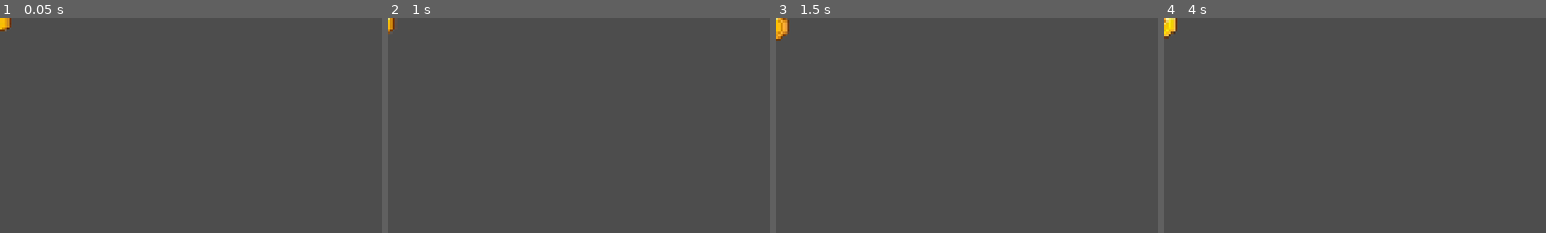
Above: before the commit, frames 1-4 (left to right).
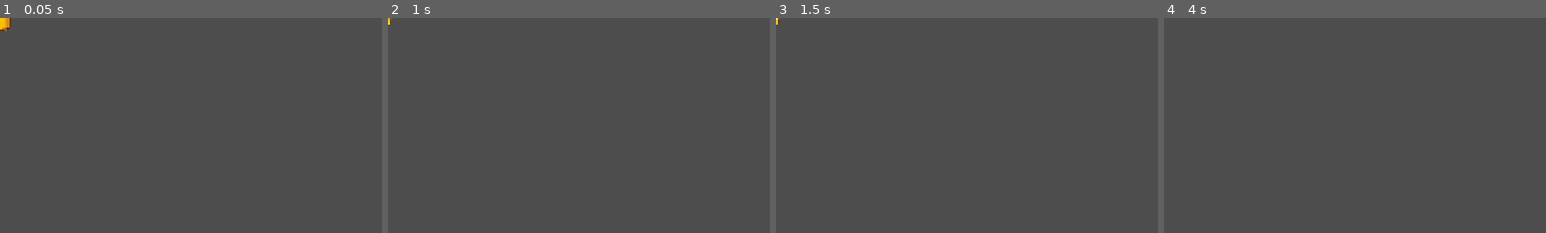
Above: after the commit, the same moments.

Repository: StoriTella/drunkenflyersserver
Game: Godot game, scene res://scenes/points/gold_snake.tscn
Two runs of this game, one before a commit and one after it. Both use one fixed random seed, a clock stepped at 60 frames per second and the inputs below. This scene is started directly instead of the project's main scene.
Inputs:
- Up to frame 1 (0.05 s): no input
- Up to frame 2 (1 s): no input
- Up to frame 3 (1.5 s): tap Enter at 1.25 s
- Up to frame 4 (4 s): tap R (reset_game) at 2 s
The pictures show only the part of the screen within x 0-50%, y 0-50%; the shares and areas given below are measured in that part.

Frame 1 is identical in both runs. In frame 2, 0.1% of the frame differs, in the area x 0-2%, y 0-8%; in frame 3, 0.3%, in the area x 0-4%, y 0-11%; in frame 4, 0.3%.

Commit message:
balance patch

Diff:
--- a/scenes/balls/anvil_ball.tscn
+++ b/scenes/balls/anvil_ball.tscn
@@ -25,6 +25,7 @@
 
 [node name="VisibleOnScreenNotifier2D" type="VisibleOnScreenNotifier2D" parent="." unique_id=1655491671]
 position = Vector2(1, -1)
+rect = Rect2(-14, -12, 27, 26)
 
 [node name="Area2D" type="Area2D" parent="." unique_id=8839854]
 collision_layer = 0
@@ -33,4 +34,5 @@
 [node name="CollisionShape2D" type="CollisionShape2D" parent="Area2D" unique_id=2018948134]
 shape = SubResource("RectangleShape2D_y3y7d")
 
+[connection signal="screen_exited" from="VisibleOnScreenNotifier2D" to="." method="_on_visible_on_screen_notifier_2d_screen_exited"]
 [connection signal="body_entered" from="Area2D" to="." method="_on_area_2d_body_entered"]
--- a/scenes/balls/balao_sao_joao_ball.tscn
+++ b/scenes/balls/balao_sao_joao_ball.tscn
@@ -35,9 +35,6 @@
 gravity_scale = 0.0
 script = ExtResource("1_t8r26")
 base_ball_damage = 20
-ball_min_vel = 100
-ball_max_vel = 200
-ball_delay = 0.8
 
 [node name="Sprite2D" type="Sprite2D" parent="." unique_id=428874840]
 scale = Vector2(0.32850236, 0.27309236)
@@ -48,7 +45,8 @@
 shape = SubResource("CircleShape2D_pmahu")
 
 [node name="VisibleOnScreenNotifier2D" type="VisibleOnScreenNotifier2D" parent="." unique_id=1655491671]
-position = Vector2(1, -1)
+position = Vector2(0, 14)
+rect = Rect2(-10, -55, 20, 8)
 
 [node name="Area2D" type="Area2D" parent="." unique_id=8839854]
 position = Vector2(4, -1)
@@ -67,4 +65,5 @@
 sprite_frames = SubResource("SpriteFrames_rd5nu")
 autoplay = "default"
 
+[connection signal="screen_exited" from="VisibleOnScreenNotifier2D" to="." method="_on_visible_on_screen_notifier_2d_screen_exited"]
 [connection signal="body_entered" from="Area2D" to="." method="_on_area_2d_body_entered"]
--- a/scenes/balls/ball_manager.tscn
+++ b/scenes/balls/ball_manager.tscn
@@ -12,14 +12,15 @@
 script = ExtResource("1_gougl")
 
 [node name="Timer" type="Timer" parent="." unique_id=1938878363]
-wait_time = 10.0
+wait_time = 20.0
 
 [node name="MusicPlayer" type="AudioStreamPlayer" parent="." unique_id=1023796663]
 stream = SubResource("AudioStreamPlaylist_m4sa7")
 volume_db = 10.0
 
 [node name="DifficultyTimer" type="Timer" parent="." unique_id=1210620355]
-wait_time = 60.0
+wait_time = 90.0
+one_shot = true
 
 [connection signal="timeout" from="Timer" to="." method="_on_timer_timeout"]
 [connection signal="timeout" from="DifficultyTimer" to="." method="_on_difficulty_timer_timeout"]
--- a/scenes/balls/base_ball.tscn
+++ b/scenes/balls/base_ball.tscn
@@ -4,21 +4,16 @@
 [ext_resource type="Texture2D" uid="uid://br6euvtp4tgma" path="res://assets/iceberg.png" id="2_tkw1d"]
 
 [sub_resource type="CircleShape2D" id="CircleShape2D_pmahu"]
-radius = 64.12488
+radius = 45.01111
 
 [sub_resource type="CircleShape2D" id="CircleShape2D_tkw1d"]
-radius = 69.87131
+radius = 53.037724
 
 [node name="BaseBall" type="RigidBody2D" unique_id=1647031859]
 collision_layer = 4
 collision_mask = 14
 gravity_scale = 0.0
 script = ExtResource("1_cskt0")
-speed = 100.0
-expiration_date = 30.0
-ball_min_vel = 50
-ball_max_vel = 100
-ball_delay = 0.3
 
 [node name="Sprite2D" type="Sprite2D" parent="." unique_id=428874840]
 scale = Vector2(1.02, 1.0583942)
@@ -36,4 +31,5 @@
 [node name="CollisionShape2D" type="CollisionShape2D" parent="Area2D" unique_id=2018948134]
 shape = SubResource("CircleShape2D_tkw1d")
 
+[connection signal="screen_exited" from="VisibleOnScreenNotifier2D" to="." method="_on_visible_on_screen_notifier_2d_screen_exited"]
 [connection signal="body_entered" from="Area2D" to="." method="_on_area_2d_body_entered"]
--- a/scenes/balls/bomb_ball.tscn
+++ b/scenes/balls/bomb_ball.tscn
@@ -33,8 +33,5 @@
 [node name="CollisionShape2D" type="CollisionShape2D" parent="Area2D" unique_id=687771190]
 shape = SubResource("CircleShape2D_3sjpb")
 
-[node name="Timer" type="Timer" parent="." unique_id=1182174921]
-wait_time = 20.0
-
+[connection signal="screen_exited" from="VisibleOnScreenNotifier2D" to="." method="_on_visible_on_screen_notifier_2d_screen_exited"]
 [connection signal="body_entered" from="Area2D" to="." method="_on_area_2d_body_entered"]
-[connection signal="timeout" from="Timer" to="." method="_on_timer_timeout"]
--- a/scenes/balls/boomerang_ball.tscn
+++ b/scenes/balls/boomerang_ball.tscn
@@ -39,4 +39,5 @@
 position = Vector2(-49, -4)
 shape = SubResource("CapsuleShape2D_s4mas")
 
+[connection signal="screen_exited" from="VisibleOnScreenNotifier2D" to="." method="_on_visible_on_screen_notifier_2d_screen_exited"]
 [connection signal="body_entered" from="Area2D" to="." method="_on_area_2d_body_entered"]
--- a/scenes/balls/polen_ball.tscn
+++ b/scenes/balls/polen_ball.tscn
@@ -15,9 +15,6 @@
 mass = 0.1
 gravity_scale = 0.0
 script = ExtResource("1_n0i04")
-stick_duration = 1.0
-expiration_date = 60.0
-ball_delay = 0.2
 
 [node name="Sprite2D" type="Sprite2D" parent="." unique_id=428874840]
 scale = Vector2(0.18909594, 0.20807832)
@@ -29,6 +26,7 @@
 
 [node name="VisibleOnScreenNotifier2D" type="VisibleOnScreenNotifier2D" parent="." unique_id=1655491671]
 position = Vector2(1, -1)
+rect = Rect2(-11, -9, 20, 20)
 
 [node name="Area2D" type="Area2D" parent="." unique_id=8839854]
 collision_layer = 0
@@ -37,4 +35,5 @@
 [node name="CollisionShape2D" type="CollisionShape2D" parent="Area2D" unique_id=2018948134]
 shape = SubResource("CircleShape2D_0til5")
 
+[connection signal="screen_exited" from="VisibleOnScreenNotifier2D" to="." method="_on_visible_on_screen_notifier_2d_screen_exited"]
 [connection signal="body_entered" from="Area2D" to="." method="_on_area_2d_body_entered"]
--- a/scenes/balls/rubber_ball.tscn
+++ b/scenes/balls/rubber_ball.tscn
@@ -27,3 +27,6 @@
 
 [node name="VisibleOnScreenNotifier2D" type="VisibleOnScreenNotifier2D" parent="." unique_id=1655491671]
 position = Vector2(3, -5)
+rect = Rect2(-5, 3, 4, 5)
+
+[connection signal="screen_exited" from="VisibleOnScreenNotifier2D" to="." method="_on_visible_on_screen_notifier_2d_screen_exited"]
--- a/scenes/balls/spike.tscn
+++ /dev/null
@@ -1,32 +0,0 @@
-[gd_scene format=3 uid="uid://dc62fo8x443in"]
-
-[ext_resource type="Script" uid="uid://ctkjofhdnea5t" path="res://scripts/balls/spike.gd" id="1_02rfj"]
-[ext_resource type="Texture2D" uid="uid://c3velu4yqpqs6" path="res://assets/spike.png" id="2_1byja"]
-
-[sub_resource type="CircleShape2D" id="CircleShape2D_atpsb"]
-radius = 28.071337
-
-[sub_resource type="CircleShape2D" id="CircleShape2D_02rfj"]
-radius = 37.12142
-
-[node name="Spike" type="RigidBody2D" unique_id=498258626]
-collision_layer = 4
-collision_mask = 14
-gravity_scale = 0.0
-script = ExtResource("1_02rfj")
-
-[node name="Sprite2D" type="Sprite2D" parent="." unique_id=1338805494]
-scale = Vector2(0.3, 0.3)
-texture = ExtResource("2_1byja")
-
-[node name="CollisionShape2D" type="CollisionShape2D" parent="." unique_id=1674528406]
-shape = SubResource("CircleShape2D_atpsb")
-
-[node name="Area2D" type="Area2D" parent="." unique_id=263264530]
-collision_layer = 0
-collision_mask = 2
-
-[node name="CollisionShape2D" type="CollisionShape2D" parent="Area2D" unique_id=723336121]
-shape = SubResource("CircleShape2D_02rfj")
-
-[connection signal="body_entered" from="Area2D" to="." method="_on_area_2d_body_entered"]
--- a/scenes/balls/tumbleweed_ball.tscn
+++ b/scenes/balls/tumbleweed_ball.tscn
@@ -25,6 +25,7 @@
 
 [node name="VisibleOnScreenNotifier2D" type="VisibleOnScreenNotifier2D" parent="." unique_id=1655491671]
 position = Vector2(1, -1)
+rect = Rect2(-12, -10, 22, 22)
 
 [node name="Area2D" type="Area2D" parent="." unique_id=8839854]
 collision_layer = 0
@@ -33,4 +34,5 @@
 [node name="CollisionShape2D" type="CollisionShape2D" parent="Area2D" unique_id=2018948134]
 shape = SubResource("CircleShape2D_0til5")
 
+[connection signal="screen_exited" from="VisibleOnScreenNotifier2D" to="." method="_on_visible_on_screen_notifier_2d_screen_exited"]
 [connection signal="body_entered" from="Area2D" to="." method="_on_area_2d_body_entered"]
--- a/scenes/nave/cannon_ball.tscn
+++ b/scenes/nave/cannon_ball.tscn
@@ -31,4 +31,5 @@
 [node name="CollisionShape2D" type="CollisionShape2D" parent="Area2D" unique_id=2018948134]
 shape = SubResource("CircleShape2D_tkw1d")
 
+[connection signal="screen_exited" from="VisibleOnScreenNotifier2D" to="." method="_on_visible_on_screen_notifier_2d_screen_exited"]
 [connection signal="body_entered" from="Area2D" to="." method="_on_area_2d_body_entered"]
--- a/scenes/points/coin.tscn
+++ b/scenes/points/coin.tscn
@@ -31,9 +31,5 @@
 [node name="CollisionShape2D" type="CollisionShape2D" parent="Area2D" unique_id=904347766]
 shape = SubResource("CircleShape2D_krk5w")
 
-[node name="ExpirationTimer" type="Timer" parent="." unique_id=1671921242]
-wait_time = 10.0
-autostart = true
-
+[connection signal="screen_exited" from="VisibleOnScreenNotifier2D" to="." method="_on_visible_on_screen_notifier_2d_screen_exited"]
 [connection signal="body_entered" from="Area2D" to="." method="_on_area_2d_body_entered"]
-[connection signal="timeout" from="ExpirationTimer" to="." method="_on_expiration_timer_timeout"]
--- a/scenes/points/diamond.tscn
+++ b/scenes/points/diamond.tscn
@@ -31,9 +31,5 @@
 [node name="CollisionShape2D" type="CollisionShape2D" parent="Area2D" unique_id=904347766]
 shape = SubResource("CircleShape2D_krk5w")
 
-[node name="ExpirationTimer" type="Timer" parent="." unique_id=1671921242]
-wait_time = 10.0
-autostart = true
-
+[connection signal="screen_exited" from="VisibleOnScreenNotifier2D" to="." method="_on_visible_on_screen_notifier_2d_screen_exited"]
 [connection signal="body_entered" from="Area2D" to="." method="_on_area_2d_body_entered"]
-[connection signal="timeout" from="ExpirationTimer" to="." method="_on_expiration_timer_timeout"]
--- a/scenes/points/gold.tscn
+++ b/scenes/points/gold.tscn
@@ -54,6 +54,7 @@
 shape = SubResource("CircleShape2D_p63nc")
 
 [node name="VisibleOnScreenNotifier2D" type="VisibleOnScreenNotifier2D" parent="." unique_id=865011454]
+rect = Rect2(-4, -4, 8, 8)
 
 [node name="Area2D" type="Area2D" parent="." unique_id=1108638638]
 collision_layer = 0
@@ -62,15 +63,11 @@
 [node name="CollisionShape2D" type="CollisionShape2D" parent="Area2D" unique_id=904347766]
 shape = SubResource("CircleShape2D_krk5w")
 
-[node name="ExpirationTimer" type="Timer" parent="." unique_id=1671921242]
-wait_time = 10.0
-autostart = true
-
 [node name="AnimatedSprite2D" type="AnimatedSprite2D" parent="." unique_id=1756516122]
 scale = Vector2(0.3, 0.3)
 sprite_frames = SubResource("SpriteFrames_gavx4")
 autoplay = "default"
 frame_progress = 0.6155513
 
+[connection signal="screen_exited" from="VisibleOnScreenNotifier2D" to="." method="_on_visible_on_screen_notifier_2d_screen_exited"]
 [connection signal="body_entered" from="Area2D" to="." method="_on_area_2d_body_entered"]
-[connection signal="timeout" from="ExpirationTimer" to="." method="_on_expiration_timer_timeout"]
--- a/scenes/points/gold_snake.tscn
+++ b/scenes/points/gold_snake.tscn
@@ -53,14 +53,10 @@
 
 [node name="VisibleOnScreenNotifier2D" type="VisibleOnScreenNotifier2D" parent="." unique_id=865011454]
 
-[node name="ExpirationTimer" type="Timer" parent="." unique_id=1671921242]
-wait_time = 10.0
-autostart = true
-
 [node name="AnimatedSprite2D" type="AnimatedSprite2D" parent="." unique_id=1756516122]
 scale = Vector2(1.3404762, 1.0402439)
 sprite_frames = SubResource("SpriteFrames_gavx4")
 autoplay = "default"
 frame_progress = 0.6155513
 
-[connection signal="timeout" from="ExpirationTimer" to="." method="_on_expiration_timer_timeout"]
+[connection signal="screen_exited" from="VisibleOnScreenNotifier2D" to="." method="_on_visible_on_screen_notifier_2d_screen_exited"]
--- a/scenes/points/points_manager.tscn
+++ b/scenes/points/points_manager.tscn
@@ -6,10 +6,11 @@
 script = ExtResource("1_gn75f")
 
 [node name="Timer" type="Timer" parent="." unique_id=1140089713]
-wait_time = 10.0
+wait_time = 20.0
 
 [node name="DifficultyTimer" type="Timer" parent="." unique_id=269903754]
-wait_time = 60.0
+wait_time = 90.0
+one_shot = true
 
 [connection signal="timeout" from="Timer" to="." method="_on_timer_timeout"]
 [connection signal="timeout" from="DifficultyTimer" to="." method="_on_difficulty_timer_timeout"]
--- a/scripts/balls/anvil_ball.gd
+++ b/scripts/balls/anvil_ball.gd
@@ -14,6 +14,7 @@
 @export var ball_delay: float = 1.5
 
 @export var expiration_date: float = 8.0
+@export var expiration_date_off_screen: float = 0.5
 
 var spawned_position: Vector2
 
@@ -33,3 +34,8 @@
 
 func on_hit_player(body):
 	body.hit_by_anvil_ball(base_ball_damage)
+
+
+func _on_visible_on_screen_notifier_2d_screen_exited() -> void:
+	await get_tree().create_timer(expiration_date_off_screen).timeout
+	queue_free()
--- a/scripts/balls/balao_sao_joao_ball.gd
+++ b/scripts/balls/balao_sao_joao_ball.gd
@@ -20,7 +20,8 @@
 @export var ball_max_vel = 300
 @export var ball_delay: float = 0.5
 
-@export var expiration_date: float = 30.0
+@export var expiration_date: float = 40.0
+@export var expiration_date_off_screen: float = 0.5
 
 var spawned_position: Vector2
 
@@ -45,7 +46,13 @@
 			on_hit_player(body)
 
 func on_hit_player(body):
+	body.hit_by_balao_sao_joao_ball(base_ball_damage)
+
+func falling():
 	fire.visible = true
-	body.hit_by_balao_sao_joao_ball(base_ball_damage)
 	linear_velocity = Vector2.ZERO
 	gravity_scale = 0.3
+
+func _on_visible_on_screen_notifier_2d_screen_exited() -> void:
+	await get_tree().create_timer(expiration_date_off_screen).timeout
+	falling()
--- a/scripts/balls/base_ball.gd
+++ b/scripts/balls/base_ball.gd
@@ -2,18 +2,19 @@
 
 class_name BaseBall
 
-@export var speed: float = 200.0
+@export var speed: float = 100.0
 @export var base_ball_damage = 5
 
 @export var ball_timer: float = 0.0
 
-@export var expiration_date: float = 10.0
+@export var expiration_date: float = 30.0
+@export var expiration_date_off_screen: float = 0.5
 
 #GENERIC
 @export var type_ball: BallTypeEnum.BallType = BallTypeEnum.BallType.NORMAL
-@export var ball_min_vel = 500
-@export var ball_max_vel = 800
-@export var ball_delay: float = 0.2
+@export var ball_min_vel = 50
+@export var ball_max_vel = 100
+@export var ball_delay: float = 1
 
 var direction: Vector2 = Vector2.RIGHT
 var spawned_position: Vector2
@@ -40,3 +41,8 @@
 func on_hit_player(body):
 	body.hit_by_base_ball(base_ball_damage)
 	queue_free()
+
+
+func _on_visible_on_screen_notifier_2d_screen_exited() -> void:
+	await get_tree().create_timer(expiration_date_off_screen).timeout
+	queue_free()
--- a/scripts/balls/bomb_ball.gd
+++ b/scripts/balls/bomb_ball.gd
@@ -17,9 +17,16 @@
 @export var ball_damage = 15
 @export var explosion_scene: PackedScene = preload("res://scenes/balls/special/explosion.tscn")
 
+@export var expiration_date: float = 15.0
+@export var expiration_date_off_screen: float = 0.5
+
 var direction: Vector2 = Vector2.RIGHT
 var spawned_position: Vector2
 var target_position: Vector2
+
+func _ready():
+	await get_tree().create_timer(expiration_date).timeout
+	queue_free()
 
 func initialize(start_pos: Vector2, end_pos: Vector2, ball_speed: float):
 	position = start_pos
@@ -39,10 +46,6 @@
 	get_parent().add_child(explosion)
 	queue_free()
 
-
-func _on_timer_timeout() -> void:
-	explode()
-
 func _on_area_2d_body_entered(body: Node2D) -> void:
 	if body == self:
 		return
@@ -51,3 +54,8 @@
 			on_hit_player(body)
 	if body.is_in_group("bomb_ball"):
 		explode()
+
+
+func _on_visible_on_screen_notifier_2d_screen_exited() -> void:
+	await get_tree().create_timer(expiration_date_off_screen).timeout
+	queue_free()
--- a/scripts/balls/boomerang_ball.gd
+++ b/scripts/balls/boomerang_ball.gd
@@ -17,6 +17,7 @@
 
 var total_distance: float = 0.0
 var traveled: float = 0.0
+@export var expiration_date_off_screen: float = 0.5
 
 var start_pos: Vector2
 var end_pos: Vector2
@@ -67,3 +68,8 @@
 func on_hit_player(body):
 	body.hit_by_boomerang_ball(damage, australia_duration)
 	queue_free()
+
+
+func _on_visible_on_screen_notifier_2d_screen_exited() -> void:
+	await get_tree().create_timer(expiration_date_off_screen).timeout
+	queue_free()
--- a/scripts/balls/polen_ball.gd
+++ b/scripts/balls/polen_ball.gd
@@ -4,12 +4,13 @@
 
 @export var speed: float = 50.0
 @export var base_ball_damage = 5
-@export var stick_duration: float = 1.5
+@export var stick_duration: float = 1.0
 @export var float_amplitude: float = 30.0
 @export var float_frequency: float = 2.0
 @export var direction_change_interval: float = 2.0
 
 @export var expiration_date: float = 15.0
+@export var expiration_date_off_screen: float = 0.5
 
 #GENERIC
 @export var type_ball: BallTypeEnum.BallType = BallTypeEnum.BallType.POLEN
@@ -71,3 +72,8 @@
 	body.hit_by_polen_ball(base_ball_damage)
 	await get_tree().create_timer(stick_duration).timeout
 	queue_free()
+
+
+func _on_visible_on_screen_notifier_2d_screen_exited() -> void:
+	await get_tree().create_timer(expiration_date_off_screen).timeout
+	queue_free()
--- a/scripts/balls/rubber_ball.gd
+++ b/scripts/balls/rubber_ball.gd
@@ -12,6 +12,7 @@
 @export var ball_max_vel = 200
 @export var ball_delay: float = 1.5
 @export var expiration_date: float = 12.0
+@export var expiration_date_off_screen: float = 0.5
 
 var direction: Vector2 = Vector2.RIGHT
 var change_dir_timer: float = 0.0
@@ -95,3 +96,8 @@
 
 	current_wall.global_position = center
 	current_wall.rotation = angle
+
+
+func _on_visible_on_screen_notifier_2d_screen_exited() -> void:
+	await get_tree().create_timer(expiration_date_off_screen).timeout
+	queue_free()
--- a/scripts/balls/tumbleweed_ball.gd
+++ b/scripts/balls/tumbleweed_ball.gd
@@ -7,6 +7,7 @@
 @export var rotation_speed: float = 5.0
 
 @export var expiration_date: float = 20.0
+@export var expiration_date_off_screen: float = 0.5
 
 var direction: Vector2 = Vector2.RIGHT
 
@@ -42,3 +43,8 @@
 func on_hit_player(body):
 	body.hit_by_tumbleweed_ball(base_ball_damage, margin_teleport)
 	queue_free()
+
+
+func _on_visible_on_screen_notifier_2d_screen_exited() -> void:
+	await get_tree().create_timer(expiration_date_off_screen).timeout
+	queue_free()
--- a/scripts/nave/cannon_ball.gd
+++ b/scripts/nave/cannon_ball.gd
@@ -3,25 +3,28 @@
 class_name CannonBall
 
 var shooter_id: int = -1
-var collision_enabled: bool = false
 var damage: int = 100
 
+@onready var rigidbody_collision: CollisionShape2D = $CollisionShape2D
+@onready var area2d_collision: CollisionShape2D = $CollisionShape2D
+@export var timeout: float = 0.2
+
 func _ready():
-	collision_layer = 3
-	collision_mask = 0
-	gravity_scale = 0
-	await get_tree().create_timer(0.2).timeout
+	area2d_collision.disabled = true
+	rigidbody_collision.disabled = true
+	await get_tree().create_timer(timeout).timeout
 	enable_collision()
 
 func enable_collision():
-	collision_enabled = true
-	collision_mask = 2
+	area2d_collision.disabled = false
+	#rigidbody_collision.disabled = false
 
 func _on_area_2d_body_entered(body: Node2D) -> void:
-	if not collision_enabled:
-		return
-
 	if body.is_in_group("player") and body.get_multiplayer_authority() != shooter_id:
 		if !body.is_in_group("player_shield"):
 			body.hit_by_cannonball(damage)
 			queue_free()
+
+
+func _on_visible_on_screen_notifier_2d_screen_exited() -> void:
+	queue_free()
--- a/scripts/nave/nave.gd
+++ b/scripts/nave/nave.gd
@@ -214,9 +214,10 @@
 func update_from_gyro(gyro: Vector3):
 	pass
 
-func collect_coin(coin_points):
+func collect_coin(coin_points, make_sound: bool):
 	points += coin_points
-	Global.normal_coin_sound(player_id)
+	if make_sound:
+		Global.normal_coin_sound(player_id)
 
 #HIT
 
--- a/scripts/points/coin.gd
+++ b/scripts/points/coin.gd
@@ -5,14 +5,21 @@
 @export var coin_type: PointsTypeEnum.PointsType = PointsTypeEnum.PointsType.COIN
 @export var points: int = 10
 @export var point_delay: float = 0.5
+@export var expiration_date_off_screen: float = 0.1
+@export var expiration_date: float = 15.0
+@export var make_sound: bool = true
 
 var direction: Vector2 = Vector2.RIGHT
+
+func _ready():
+	await get_tree().create_timer(expiration_date).timeout
+	queue_free()
 
 func initialize(start_pos: Vector2):
 	position = start_pos
 
 func on_collect(body):
-	body.collect_coin(points)
+	body.collect_coin(points, make_sound)
 	queue_free()
 
 func _on_area_2d_body_entered(body: Node2D) -> void:
@@ -22,3 +29,8 @@
 
 func _on_expiration_timer_timeout() -> void:
 	queue_free()
+
+
+func _on_visible_on_screen_notifier_2d_screen_exited() -> void:
+	await get_tree().create_timer(expiration_date_off_screen).timeout
+	queue_free()
--- a/scripts/points/diamond.gd
+++ b/scripts/points/diamond.gd
@@ -9,16 +9,24 @@
 var start_pos: Vector2
 var direction: Vector2
 
-@export var launch_interval: float = 2.0
+@export var launch_interval: float = 5.0
 @export var launch_speed: float = 500.0
 @export var launch_angle_min: float = 0.0
 @export var launch_angle_max: float = 360.0
 var timer: float = 0.0
 
+@export var expiration_date: float = 30.0
+@export var expiration_date_off_screen: float = 0.1
+
 #GENERIC
 @export var coin_type: PointsTypeEnum.PointsType = PointsTypeEnum.PointsType.DIAMOND
 @export var point_delay: float = 1.0
-@export var expiration_date: float = 20.0
+
+@export var make_sound: bool = true
+
+func _ready():
+	await get_tree().create_timer(expiration_date).timeout
+	queue_free()
 
 func initialize(start_pos: Vector2):
 	position = start_pos
@@ -43,5 +51,12 @@
 
 func _on_area_2d_body_entered(body: Node2D) -> void:
 	if body.is_in_group("player"):
-		body.collect_coin(points)
-		queue_free()
+		on_collect(body)
+
+func on_collect(body):
+	body.collect_coin(points, make_sound)
+	queue_free()
+
+func _on_visible_on_screen_notifier_2d_screen_exited() -> void:
+	await get_tree().create_timer(expiration_date_off_screen).timeout
+	queue_free()
--- a/scripts/points/gold.gd
+++ b/scripts/points/gold.gd
@@ -6,13 +6,21 @@
 @export var points: int = 1
 @export var point_delay: float = 0.05
 
+@export var expiration_date: float = 30.0
+@export var expiration_date_off_screen: float = 0.1
+@export var make_sound: bool = false
+
 var direction: Vector2 = Vector2.RIGHT
+
+func _ready():
+	await get_tree().create_timer(expiration_date).timeout
+	queue_free()
 
 func initialize(start_pos: Vector2):
 	position = start_pos
 
 func on_collect(body):
-	body.collect_coin(points)
+	body.collect_coin(points, make_sound)
 	queue_free()
 
 func _on_area_2d_body_entered(body: Node2D) -> void:
@@ -22,3 +30,8 @@
 
 func _on_expiration_timer_timeout() -> void:
 	queue_free()
+
+
+func _on_visible_on_screen_notifier_2d_screen_exited() -> void:
+	await get_tree().create_timer(expiration_date_off_screen).timeout
+	queue_free()
--- a/scripts/points/gold_snake.gd
+++ b/scripts/points/gold_snake.gd
@@ -11,9 +11,11 @@
 @export var point_max_vel = 300
 @export var coin_type: PointsTypeEnum.PointsType = PointsTypeEnum.PointsType.GOLD_SNAKE
 @export var points: int = 0
-@export var point_delay: float = 1.0
+@export var spawn_interval: float = 0.1
+
 @export var expiration_date: float = 15.0
-@export var spawn_interval: float = 0.3
+@export var expiration_date_off_screen: float = 0.1
+@export var expiration_date_coin: float = 2.0
 
 var direction: Vector2 = Vector2.RIGHT
 var change_dir_timer: float = 0.0
@@ -71,4 +73,10 @@
 		return
 	var gold = gold_coin_scene.instantiate()
 	gold.position = global_position
+	gold.expiration_date = expiration_date_coin
 	get_parent().add_child(gold)
+
+
+func _on_visible_on_screen_notifier_2d_screen_exited() -> void:
+	await get_tree().create_timer(expiration_date_off_screen).timeout
+	queue_free()
